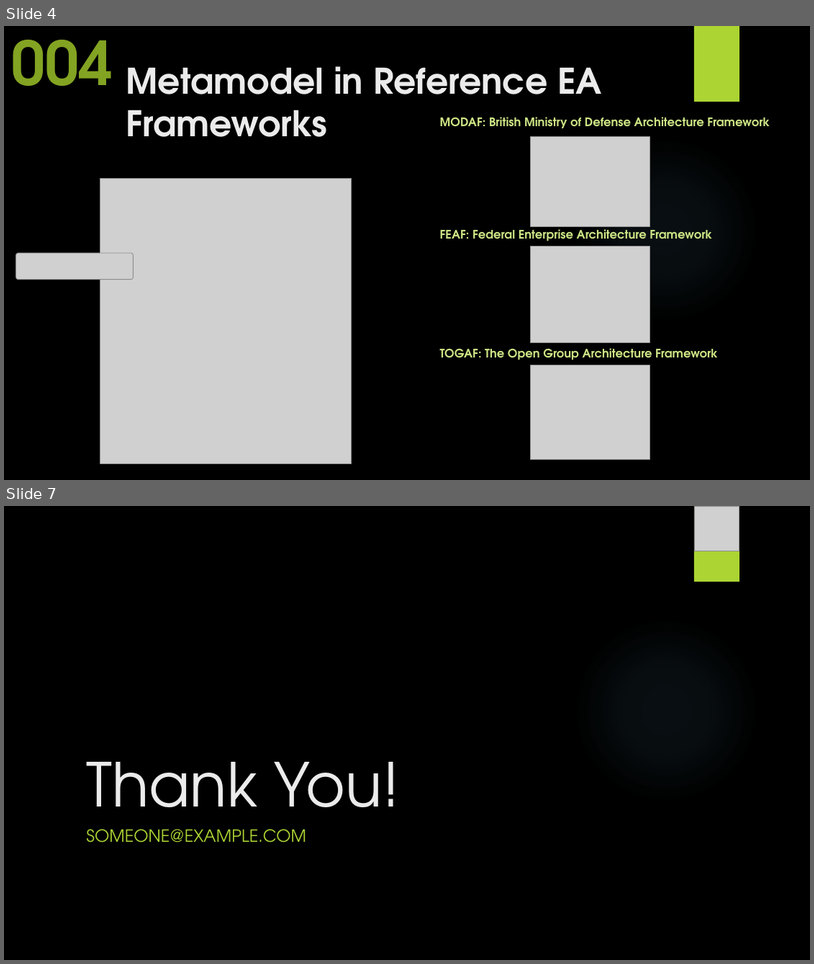
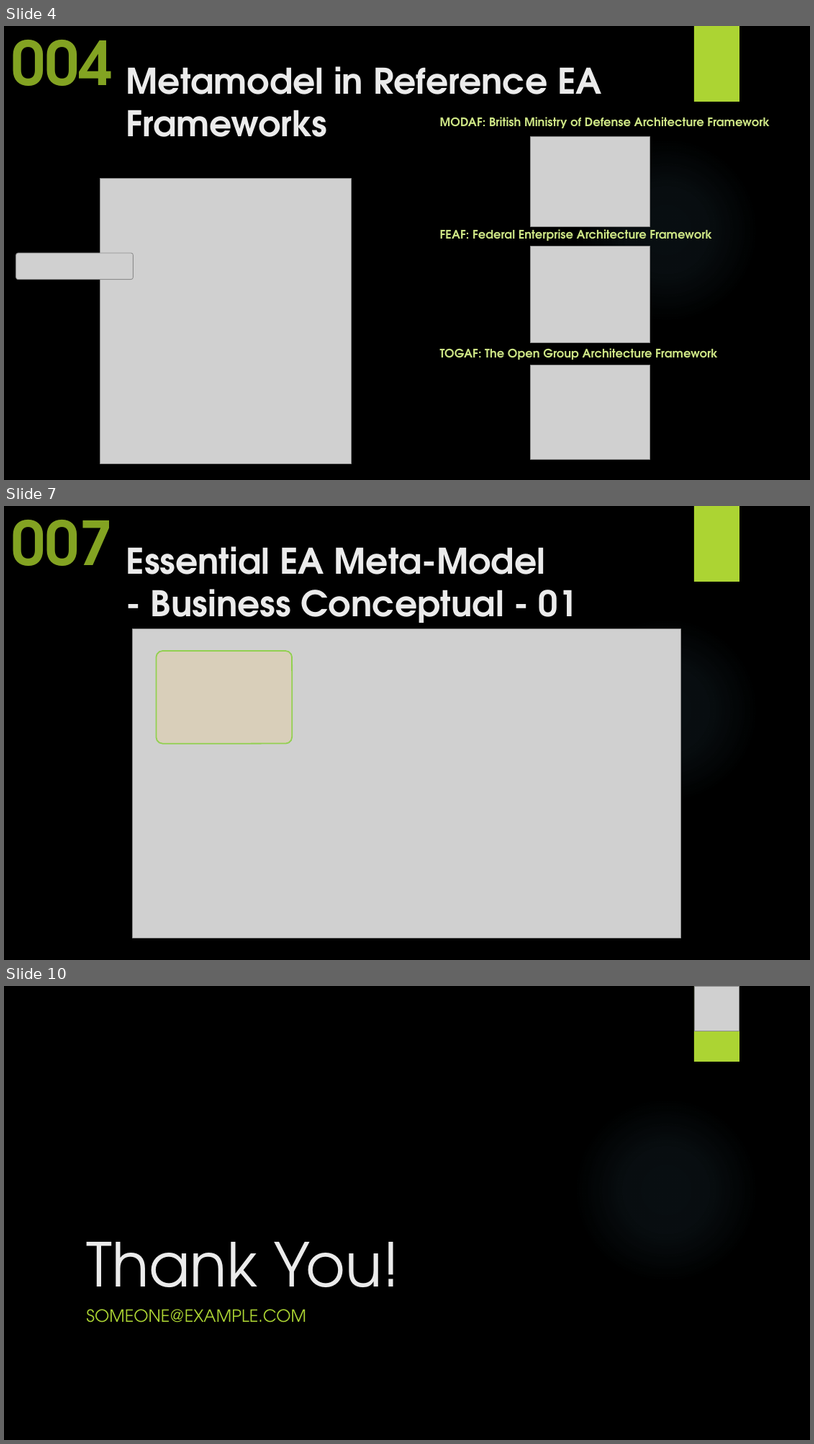
Before and after one commit to yasenstar/EA_MetaModel, a slide deck: Master_EAS_Meta-Model.pptx. Shown one above the other, each under a label of ours: slides 4 and 7 before the commit, slides 4, 7 and 10 after it; the slides between them are not shown. The pictures are 814x964 and 814x1444 pixels, drawn with LibreOffice and Linux fonts; fonts in the diff are those of the drawing; grey boxes stand for pictures; background and template pictures are left out. Boxes give left, top, right and bottom in pixels: in the first picture for what was removed or moved away, otherwise in the second. Text is boxed around its words. In the diff, an @@ line names an element or a change of style, - is before the commit and + after.

```diff
--- a/Master_EAS_Meta-Model.pptx
+++ b/Master_EAS_Meta-Model.pptx
@@ slide 7 added at bbox=[4, 506, 810, 960], background picture (left out); not listed: 2 template elements that a slide beside it also shows @@
@@ text added at bbox=[11, 520, 113, 566], 72 pt, text #83A322, bold @@
+007
@@ title added at bbox=[126, 546, 579, 631], 42 pt, text #EBEBEB, bold @@
+Essential EA Meta-Model
+- Business Conceptual - 01
@@ picture added at bbox=[132, 629, 681, 938] @@
@@ rounded rectangle added at bbox=[157, 651, 293, 743], fill #FFCC66 at 20% opacity, outline #92D050 1.5 pt @@
@@ what was slide 7 is now slide 10 @@
```
Also in this commit, not shown: 2 slides changed, 2 other slides added, 3 other files.
